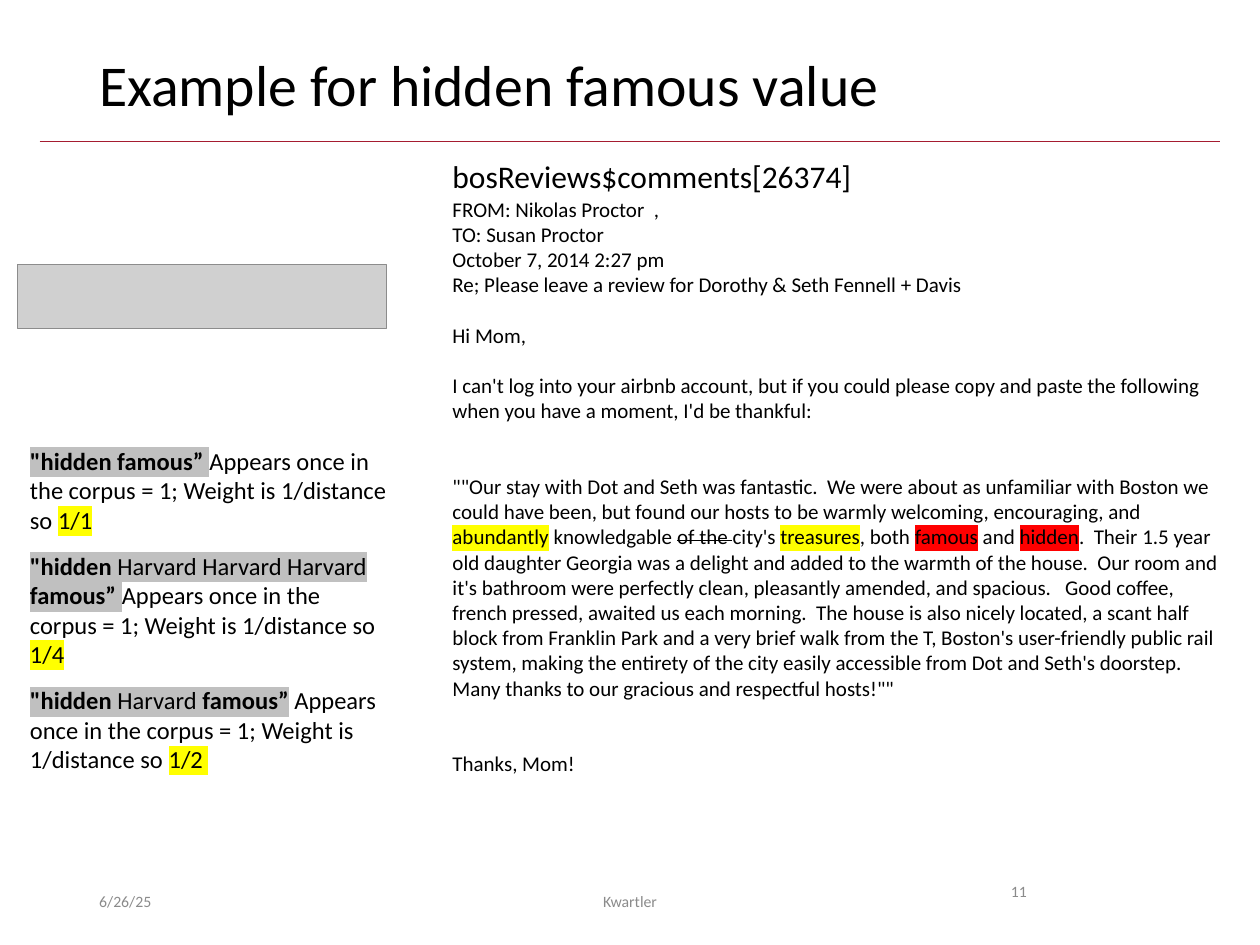
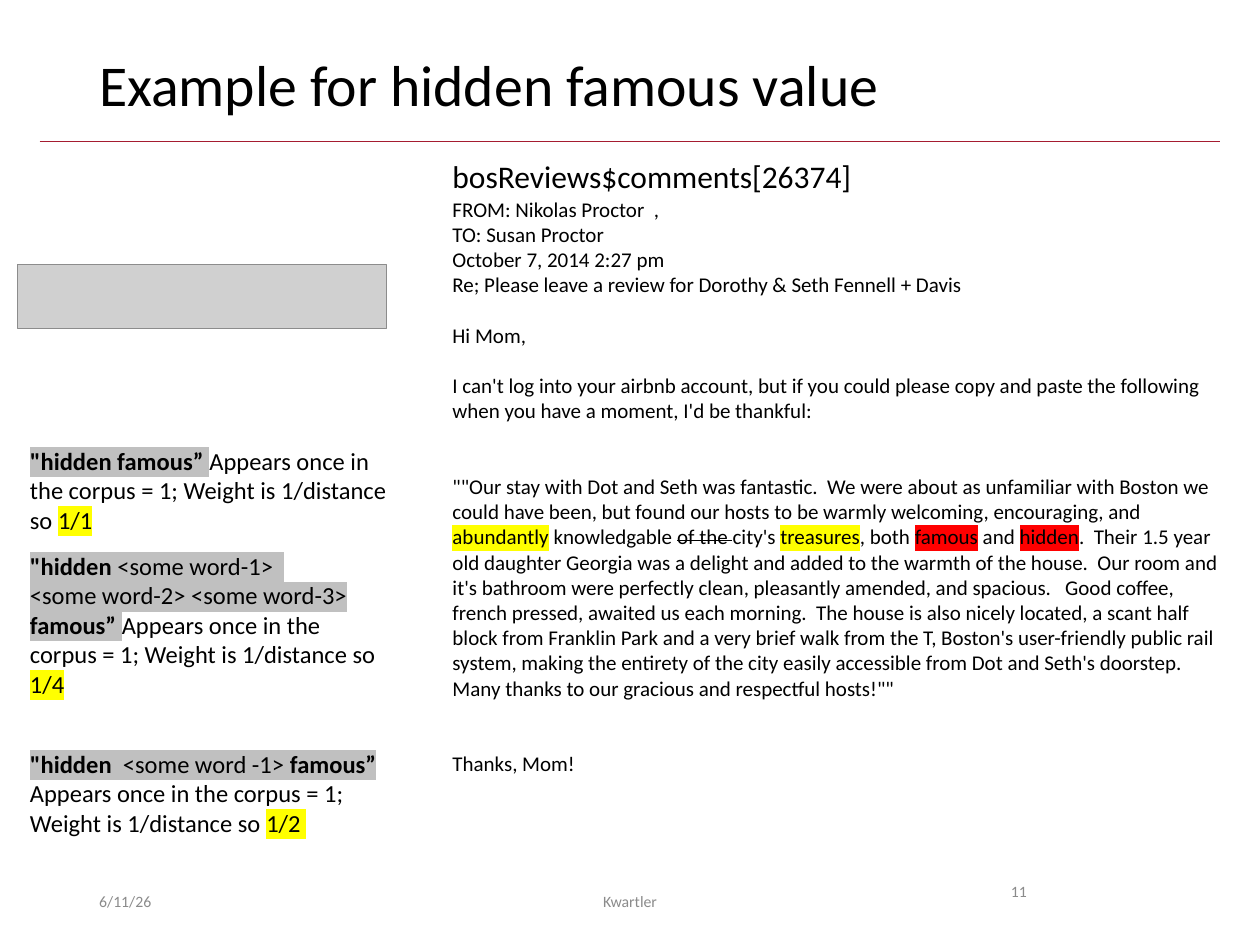
Before and after one commit to kwartler/GSERM_2025, a slide deck: slide 11 of lessons/Day5/A_TextVectors_RAG_compressed.pptx. Drawn at 1260x945 pixels with LibreOffice and Linux fonts; fonts in the diff are those of the drawing; grey boxes stand for pictures. Boxes give left, top, right and bottom in pixels: in the first picture for what was removed or moved away, otherwise in the second. Text is boxed around its words. In the diff, an @@ line names an element or a change of style, - is before the commit and + after.

```diff
--- a/lessons/Day5/A_TextVectors_RAG_compressed.pptx
+++ b/lessons/Day5/A_TextVectors_RAG_compressed.pptx
@@ text at (x1=30, y1=558, x2=376, y2=694): text changed @@
-"hidden Harvard Harvard Harvard famous” Appears once in the corpus = 1; Weight is 1/distance so 1/4
+"hidden <some word-1>
+<some word-2> <some word-3> famous” Appears once in the corpus = 1; Weight is 1/distance so 1/4
@@ text at (x1=30, y1=755, x2=376, y2=837): text changed @@
-"hidden Harvard famous” Appears once in the corpus = 1; Weight is 1/distance so 1/2
+"hidden <some word -1> famous” Appears once in the corpus = 1; Weight is 1/distance so 1/2
@@ text at (x1=99, y1=896, x2=151, y2=908): text changed @@
-6/26/25
+6/11/26
```
Also in this commit, not shown: 31 other slides changed, 2 slides added, 22 other files.
